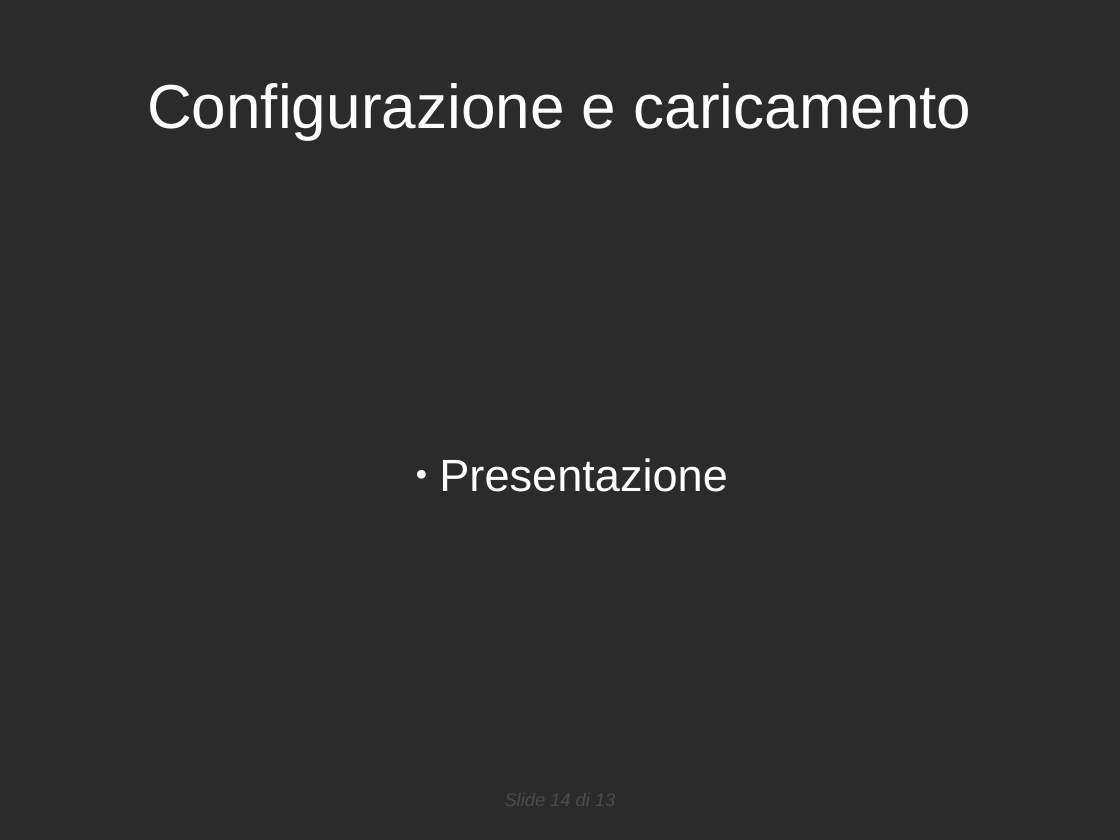
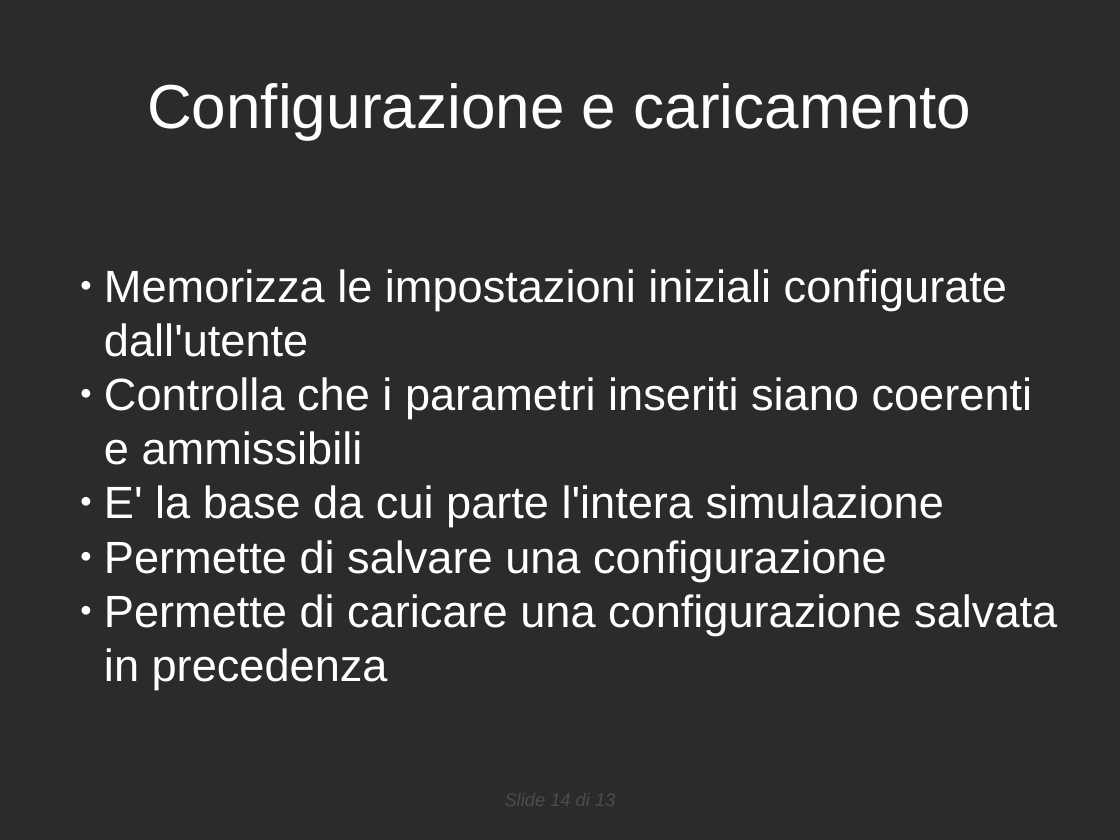
Before and after one commit to danybony/sigem, a slide deck: slide 14 of doc/RPP/presentazione.odp. Drawn at 1120x840 pixels with LibreOffice and Linux fonts; fonts in the diff are those of the drawing; background and template pictures are left out; a plain dark background stands for a picture behind light text. Boxes give left, top, right and bottom in pixels: in the first picture for what was removed or moved away, otherwise in the second. Text is boxed around its words. In the diff, an @@ line names an element or a change of style, - is before the commit and + after.

```diff
--- a/doc/RPP/presentazione.odp
+++ b/doc/RPP/presentazione.odp
@@ subtitle at [104, 269, 1057, 690]: text changed @@
-  ● Presentazione
+  ● Memorizza le impostazioni iniziali configurate dall'utente
+  ● Controlla che i parametri inseriti siano coerenti e ammissibili
+  ● E' la base da cui parte l'intera simulazione
+  ● Permette di salvare una configurazione
+  ● Permette di caricare una configurazione salvata in precedenza
```
Also in this commit, not shown: 2 other slides changed, 5 slides added, 3 slides removed.
